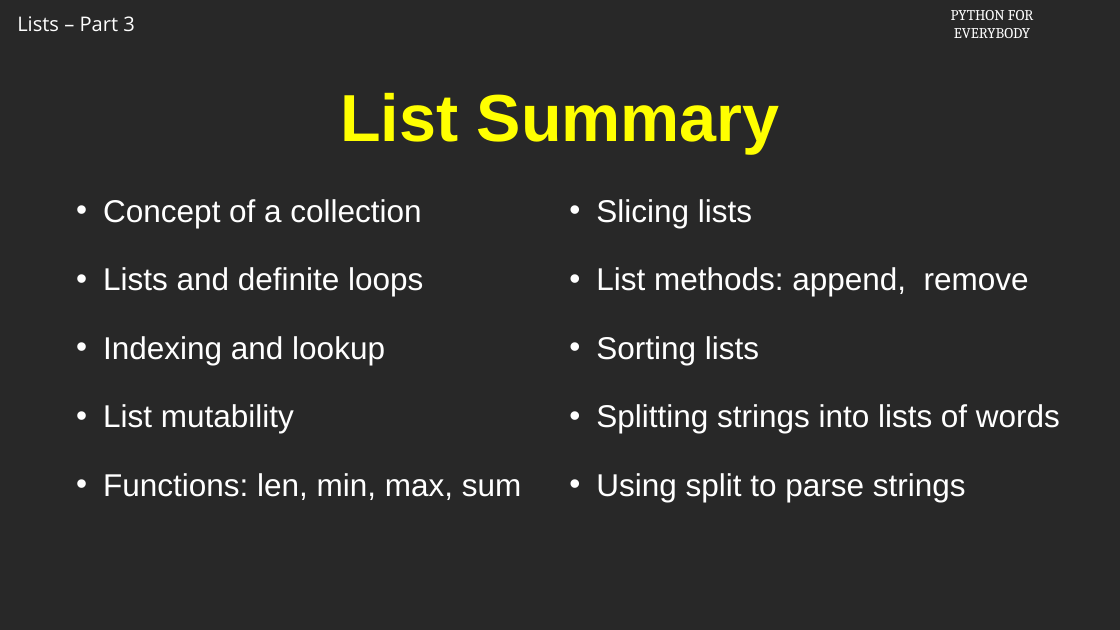
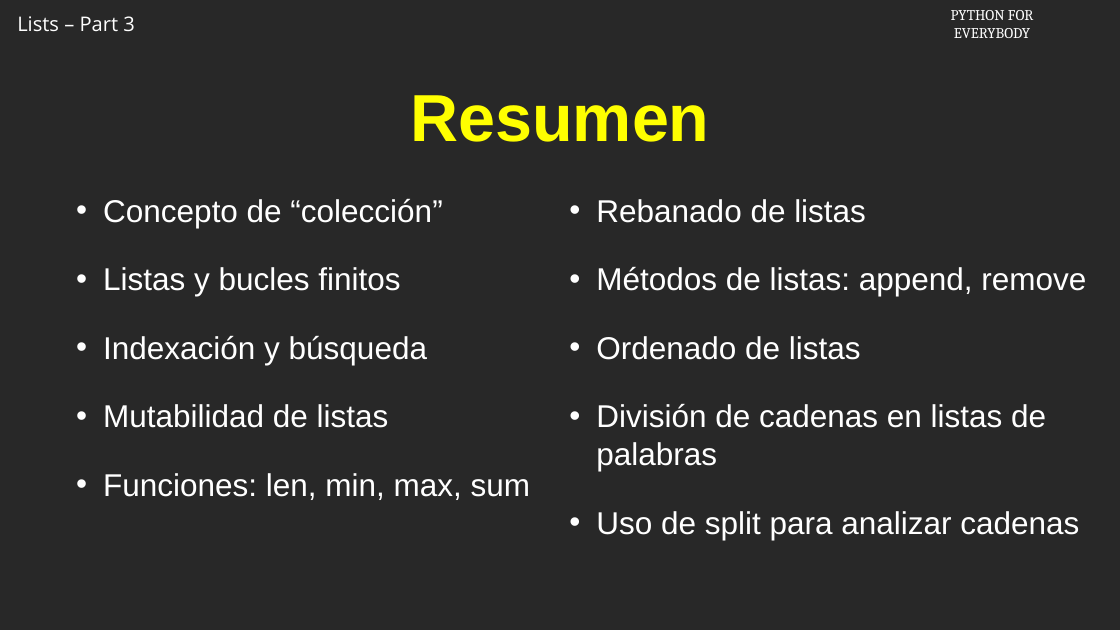
Before and after one commit to csev/py4e, a slide deck: slide 8 of ai/8.3.pptx. Drawn at 1120x630 pixels with LibreOffice and Linux fonts; fonts in the diff are those of the drawing; background and template pictures are left out. Boxes give left, top, right and bottom in pixels: in the first picture for what was removed or moved away, otherwise in the second. Text is boxed around its words. In the diff, an @@ line names an element or a change of style, - is before the commit and + after.

```diff
--- a/ai/8.3.pptx
+++ b/ai/8.3.pptx
@@ title at (x1=410, y1=95, x2=709, y2=142): text changed @@
-List Summary
+Resumen
@@ text at (x1=103, y1=199, x2=531, y2=500): text changed @@
-• Concept of a collection
-• Lists and definite loops
-• Indexing and lookup
-• List mutability
-• Functions: len, min, max, sum
+• Concepto de “colección”
+• Listas y bucles finitos
+• Indexación y búsqueda
+• Mutabilidad de listas
+• Funciones: len, min, max, sum
@@ text at (x1=596, y1=199, x2=1086, y2=540): text changed @@
-• Slicing lists
-• List methods: append, remove
-• Sorting lists
-• Splitting strings into lists of words
-• Using split to parse strings
+• Rebanado de listas
+• Métodos de listas: append, remove
+• Ordenado de listas
+• División de cadenas en listas de palabras
+• Uso de split para analizar cadenas
```
Also in this commit, not shown: 7 other slides changed, 1 slide added, 1 slide removed.
